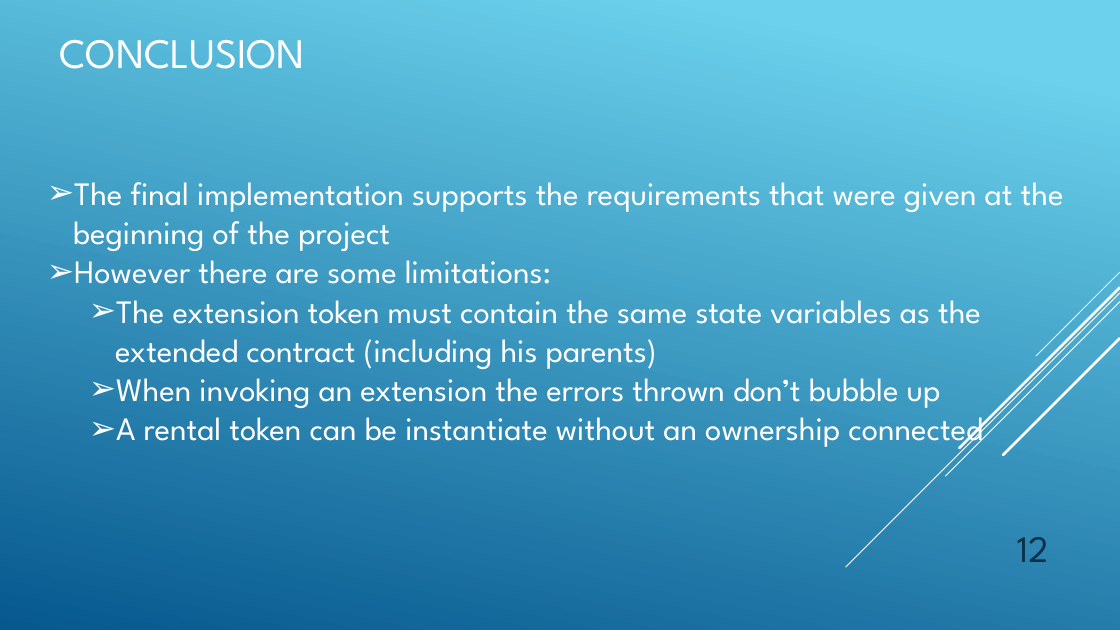
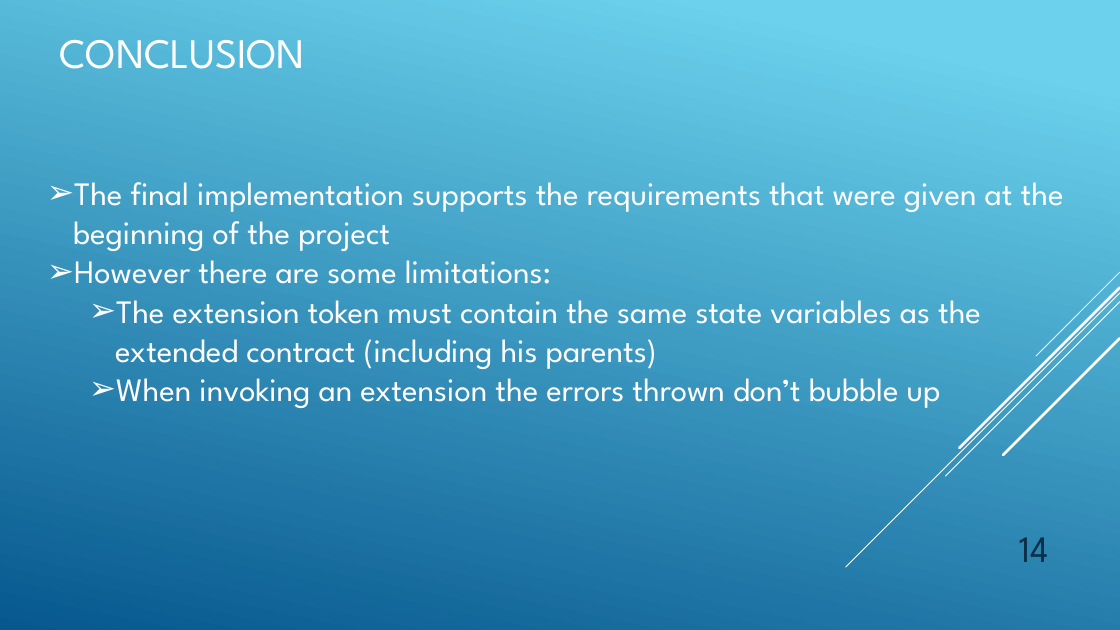
Before and after one commit to davyvad/Modeling-tokens-on-Blockchain, a slide deck: slide 14 of Final Presentation.pptx (slide 12 before the commit). Drawn at 1120x630 pixels with LibreOffice and Linux fonts; fonts in the diff are those of the drawing. Boxes give left, top, right and bottom in pixels: in the first picture for what was removed or moved away, otherwise in the second. Text is boxed around its words. In the diff, an @@ line names an element or a change of style, - is before the commit and + after.

```diff
--- a/Final Presentation.pptx
+++ b/Final Presentation.pptx
@@ text at <box>116,407,983,451</box>: paragraph removed @@
-  ➢ A rental token can be instantiate without an ownership connected
@@ page number at <box>1019,537,1049,562</box>: text changed @@
-12
+14
```
Also in this commit, not shown: 1 other slide changed, 3 slides added, 1 slide removed.
